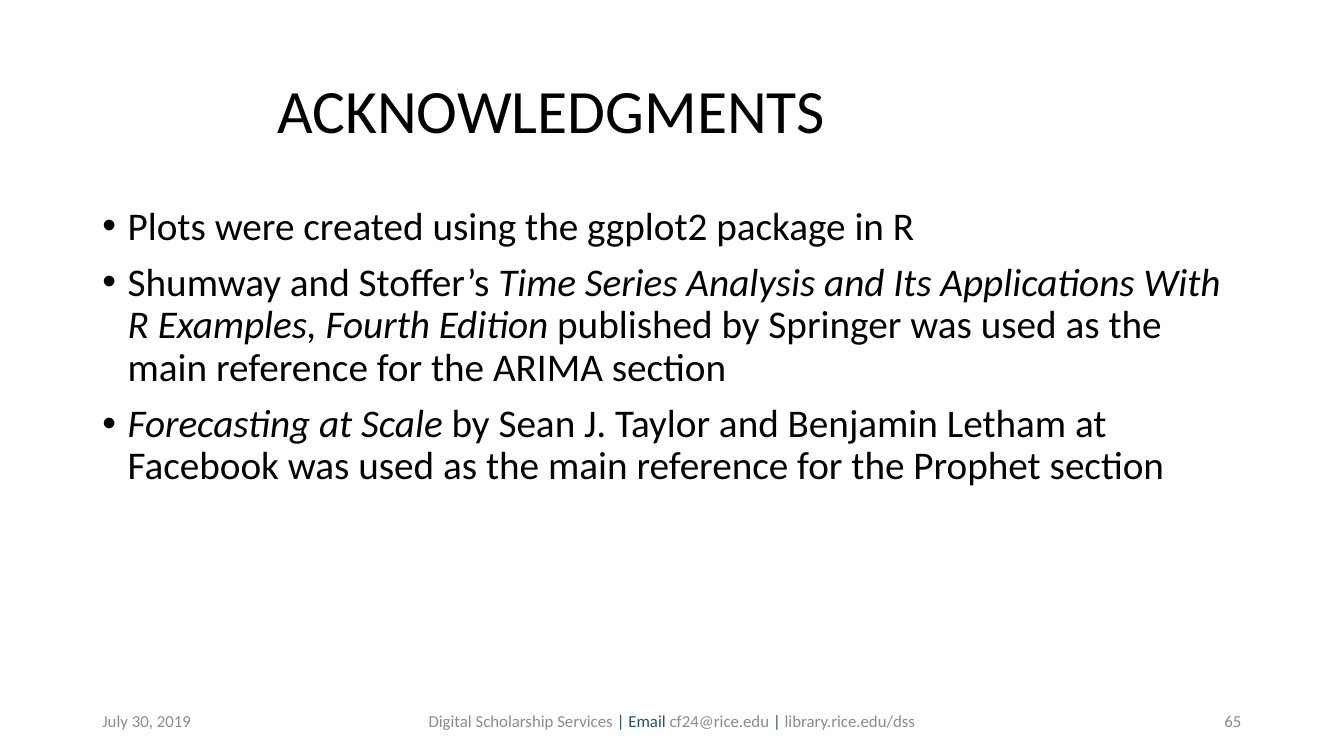
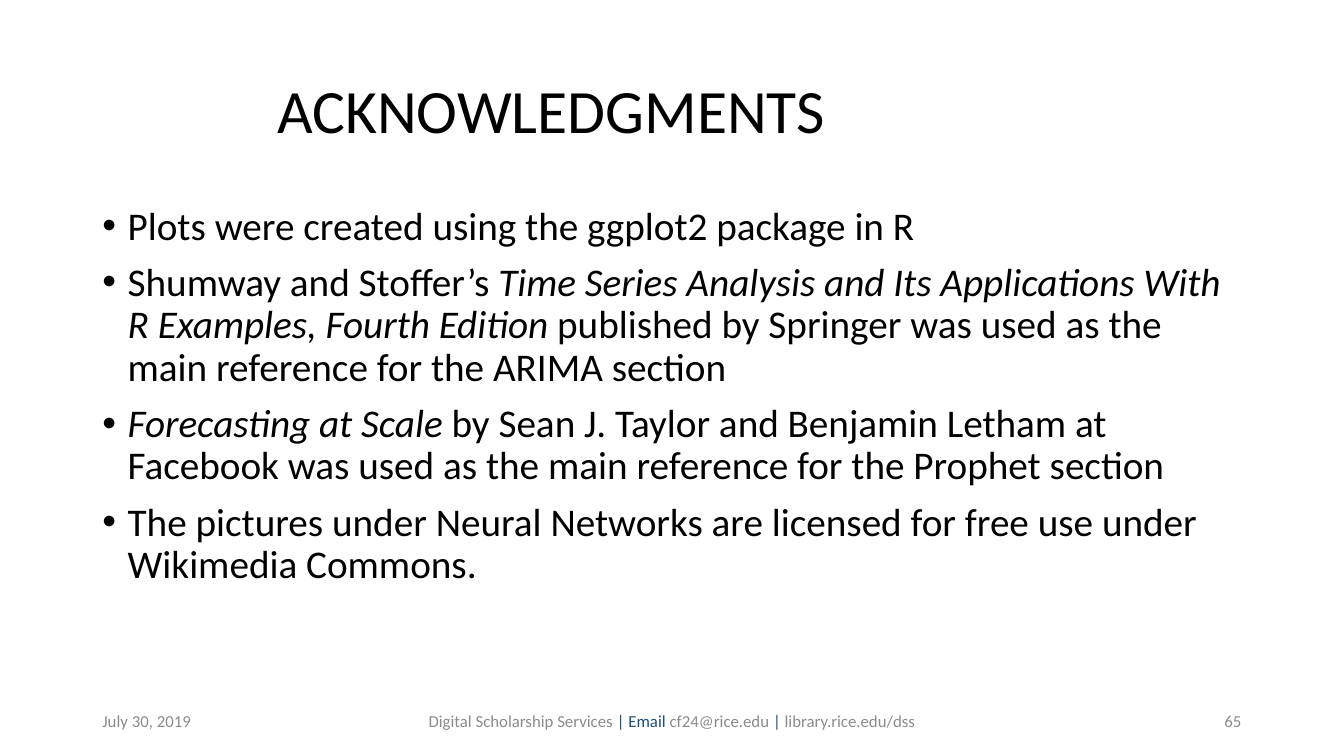
Before and after one commit to bakitybacon/rice-data-and-donuts, a slide deck: slide 65 of tsa/Introduction to Time Series Analysis.pptx. Drawn at 1344x756 pixels with LibreOffice and Linux fonts; fonts in the diff are those of the drawing; background and template pictures are left out. Boxes give left, top, right and bottom in pixels: in the first picture for what was removed or moved away, otherwise in the second. Text is boxed around its words. In the diff, an @@ line names an element or a change of style, - is before the commit and + after.

```diff
--- a/tsa/Introduction to Time Series Analysis.pptx
+++ b/tsa/Introduction to Time Series Analysis.pptx
@@ text at [128,508,1197,579]: paragraph added @@
+• The pictures under Neural Networks are licensed for free use under Wikimedia Commons.
```
Also in this commit, not shown: 2 other slides changed.
